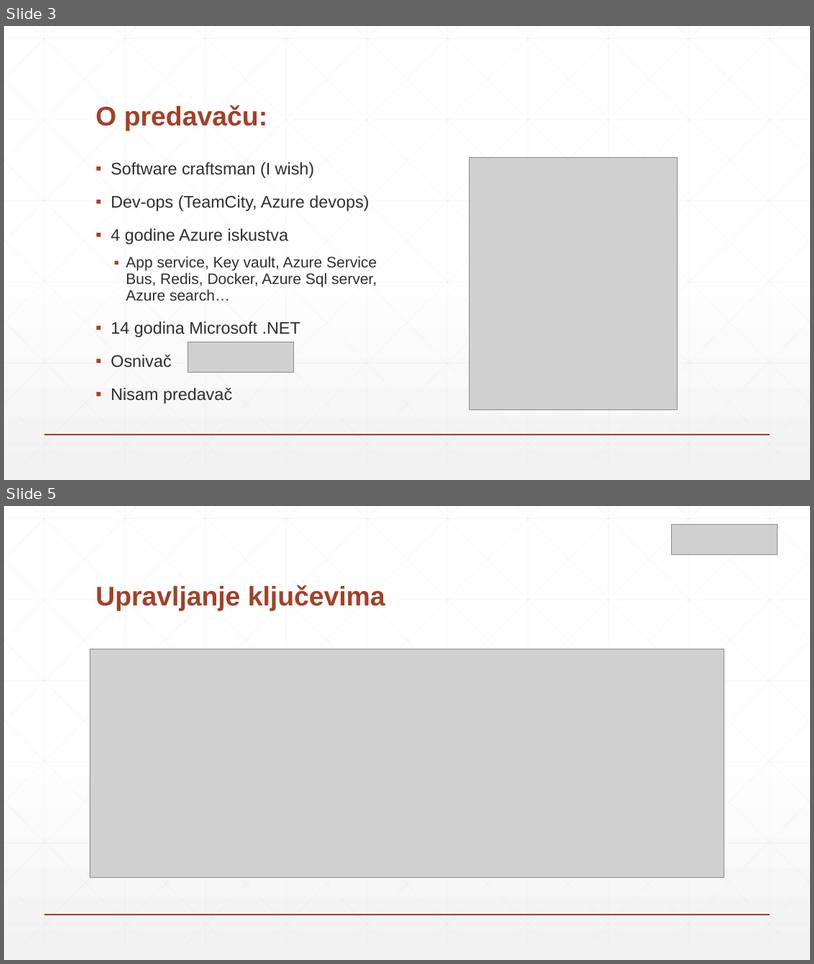
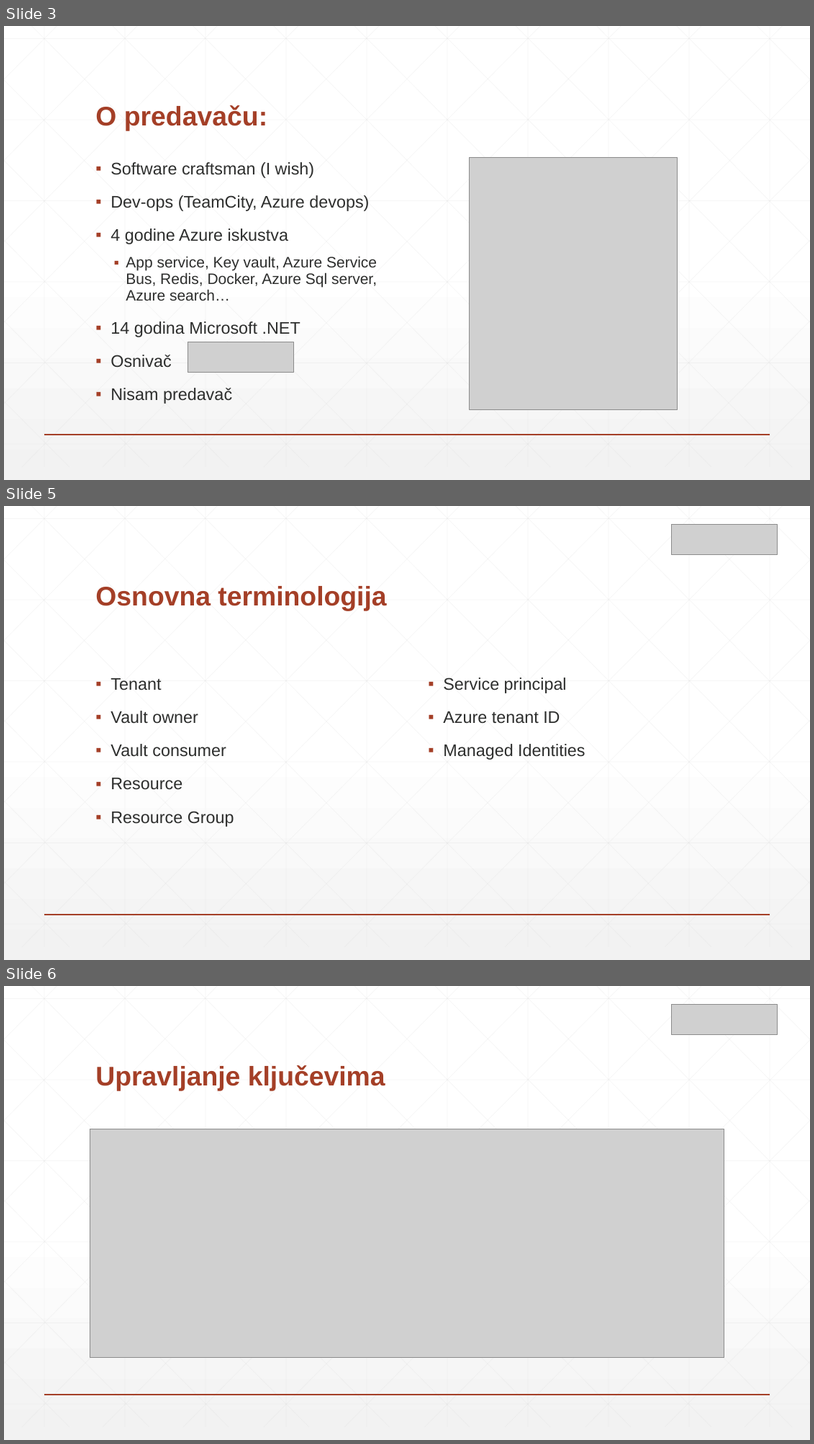
Before and after one commit to zsrdjan/presentations, a slide deck: azure-meetup-key-vault/presentation.pptx. Shown one above the other, each under a label of ours: slides 3 and 5 before the commit, slides 3, 5 and 6 after it; the slides between them are not shown. The pictures are 814x964 and 814x1444 pixels, drawn with LibreOffice and Linux fonts; fonts in the diff are those of the drawing; grey boxes stand for pictures. Boxes give left, top, right and bottom in pixels: in the first picture for what was removed or moved away, otherwise in the second. Text is boxed around its words. In the diff, an @@ line names an element or a change of style, - is before the commit and + after.

```diff
--- a/azure-meetup-key-vault/presentation.pptx
+++ b/azure-meetup-key-vault/presentation.pptx
@@ slide 5 added at (x1=4, y1=506, x2=810, y2=960), background gradient #FFFFFF to #F2F2F2; not listed: 47 template elements that a slide beside it also shows @@
@@ picture added at (x1=672, y1=524, x2=778, y2=554) @@
@@ title added at (x1=95, y1=586, x2=386, y2=611), 32 pt, text #A43F27, bold @@
+Osnovna terminologija
@@ text added at (x1=111, y1=678, x2=234, y2=826), 20 pt, text #2D2E2D @@
+▪ Tenant
+▪ Vault owner
+▪ Vault consumer
+▪ Resource
+▪ Resource Group
@@ text added at (x1=443, y1=677, x2=585, y2=759), 20 pt, text #2D2E2D @@
+▪ Service principal
+▪ Azure tenant ID
+▪ Managed Identities
@@ what was slide 5 is now slide 6 @@
```
Also in this commit, not shown: 3 slides changed, 7 other slides added, 9 slides removed.
